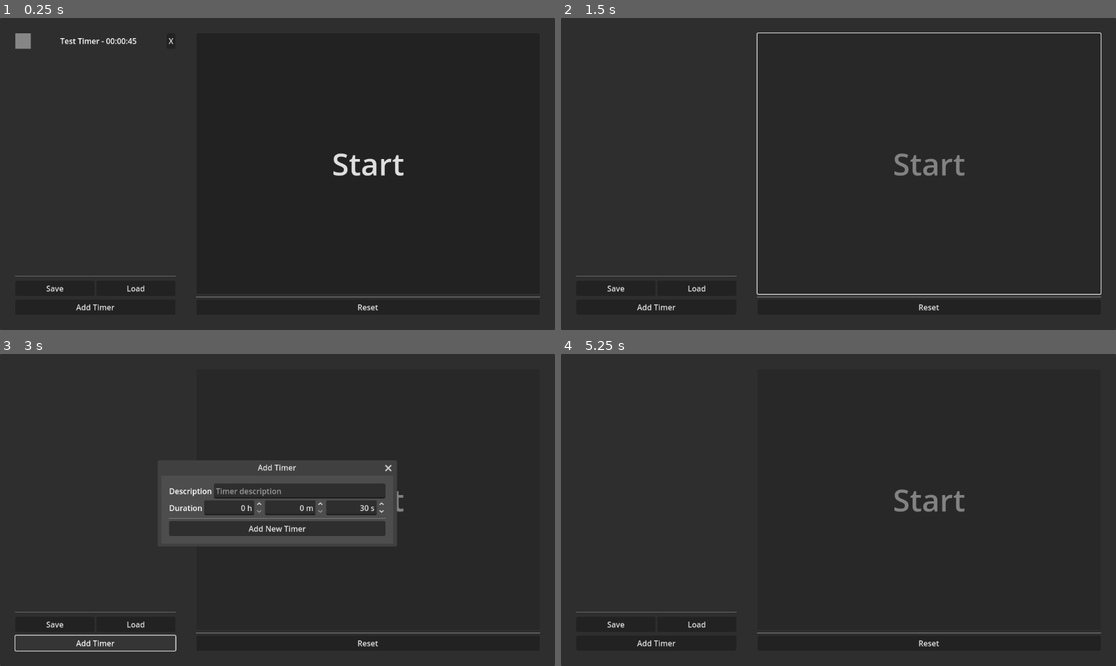
Above: before the commit, frames 1-4 (two rows, left to right).
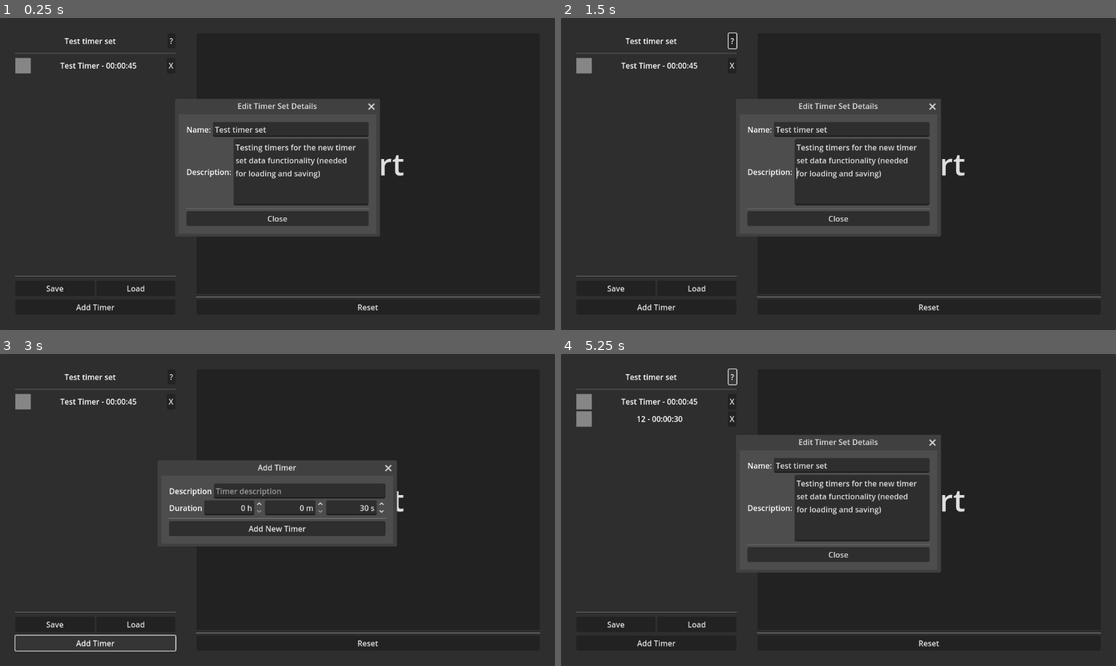
Above: after the commit, the same moments.

Repository: hellocld/sequence_timer
Game: Godot game, scene res://src/main/main.tscn
The game is run twice, just before and just after one commit, with the same random seed, the same clock (stepped at 60 frames per second) and the same inputs.
Inputs (mouse positions are in pixels of both pictures, inside the frame that each line leads up to):
- Up to frame 1 (0.25 s): no input
- Up to frame 2 (1.5 s): click (733, 39) at 0.5 s, where only the run after the commit has a clickable "?"; click (927, 164) at 1.25 s, where only the run after the commit has a clickable "Start"
- Up to frame 3 (3 s): click (366, 500) at 2 s, where only the run after the commit has a clickable "Start"; click "Add Timer" at 2.75 s
- Up to frame 4 (5.25 s): click (860, 491) at 3.52 s; type "12" at 3.6 s; click "Add New Timer" at 4.25 s; click (733, 375) at 5 s, where only the run after the commit has a clickable "?"

The runs differ from the first frame. In frame 1, 9.3% of the frame differs, in the area x 2-69%, y 4-70%; in frame 2, 8.0%; in frame 3, 0.5%; in frame 4, 7.6%.

Commit message:
Add support for editing timer set details

Diff:
--- /dev/null
+++ b/details-test.json
@@ -0,0 +1 @@
+{"description":"Testing updates of timer description stuff.","name":"New Timer Set","timers":[{"description":"Test Timer","hours":0,"minutes":0,"seconds":45}]}
--- a/src/main/main.gd
+++ b/src/main/main.gd
@@ -8,6 +8,9 @@
 @export var timer_collection_ui:VBoxContainer
 @export var start_button:Button
 @export var add_timer_button:Button
+@export var timer_set_name_label:Label
+@export var timer_set_name_line_edit:LineEdit
+@export var timer_set_description_text_edit:TextEdit
 
 @export_group("Popup")
 @export var timer_popup:Popup
@@ -15,6 +18,7 @@
 @export var add_timer_duration_hours:SpinBox
 @export var add_timer_duration_minutes:SpinBox
 @export var add_timer_duration_seconds:SpinBox
+@export var timer_set_details_popup:Popup
 
 @export_group("Save and Load")
 @export var save_dialog:FileDialog
@@ -29,7 +33,6 @@
 @export var timer_all_done_chime:AudioStream
 
 var timer_set_index:int = 0
-
 
 
 func _ready() -> void:
@@ -57,6 +60,9 @@
 		ui.timer_data = t
 		ui.delete_timer.connect(_on_delete_timer)
 		timer_collection_ui.add_child(ui)
+	timer_set_name_label.text = timer_set.name
+	timer_set_name_line_edit.text = timer_set.name
+	timer_set_description_text_edit.text = timer_set.description
 	start_button.disabled = _disable_start_button()
 
 
@@ -147,3 +153,20 @@
 	var data = JSON.parse_string(raw_data)
 	timer_set = TimerSet.from_dict(data)
 	_update_timers_ui()
+
+
+func _on_timer_set_name_line_edit_text_changed(new_text: String) -> void:
+	timer_set.name = new_text
+	timer_set_name_label.text = new_text
+
+
+func _on_timer_set_description_text_edit_text_changed() -> void:
+	timer_set.description = timer_set_description_text_edit.text
+
+
+func _on_timer_set_details_close_button_pressed() -> void:
+	timer_set_details_popup.hide()
+
+
+func _on_edit_timer_set_details_button_pressed() -> void:
+	timer_set_details_popup.show()
--- a/src/main/main.tscn
+++ b/src/main/main.tscn
@@ -28,7 +28,7 @@
 timers = Array[ExtResource("3_30cu5")]([SubResource("Resource_frqgp")])
 metadata/_custom_type_script = "uid://mh586gvfrh00"
 
-[node name="Main" type="Control" node_paths=PackedStringArray("timer_chime", "timer", "timer_collection_ui", "start_button", "add_timer_button", "timer_popup", "add_timer_line_edit", "add_timer_duration_hours", "add_timer_duration_minutes", "add_timer_duration_seconds", "save_dialog", "load_dialog")]
+[node name="Main" type="Control" node_paths=PackedStringArray("timer_chime", "timer", "timer_collection_ui", "start_button", "add_timer_button", "timer_set_name_label", "timer_set_name_line_edit", "timer_set_description_text_edit", "timer_popup", "add_timer_line_edit", "add_timer_duration_hours", "add_timer_duration_minutes", "add_timer_duration_seconds", "timer_set_details_popup", "save_dialog", "load_dialog")]
 layout_mode = 3
 anchors_preset = 15
 anchor_right = 1.0
@@ -43,11 +43,15 @@
 timer_collection_ui = NodePath("PanelContainer/MarginContainer/HSplitContainer/MarginContainer/Timers/ScrollContainer/AddedTimers")
 start_button = NodePath("PanelContainer/MarginContainer/HSplitContainer/MarginContainer2/Countdown/StartButton")
 add_timer_button = NodePath("PanelContainer/MarginContainer/HSplitContainer/MarginContainer/Timers/AddTimerButton")
+timer_set_name_label = NodePath("PanelContainer/MarginContainer/HSplitContainer/MarginContainer/Timers/HBoxContainer2/TimerSetName")
+timer_set_name_line_edit = NodePath("EditTimerSetDetailsPopup/MarginContainer/VBoxContainer/NameContainer/TimerSetNameLineEdit")
+timer_set_description_text_edit = NodePath("EditTimerSetDetailsPopup/MarginContainer/VBoxContainer/Description Container/TimerSetDescriptionTextEdit")
 timer_popup = NodePath("AddTimerPopup")
 add_timer_line_edit = NodePath("AddTimerPopup/MarginContainer/VBoxContainer/HBoxContainer/LineEdit")
 add_timer_duration_hours = NodePath("AddTimerPopup/MarginContainer/VBoxContainer/HBoxContainer2/HoursSpinBox")
 add_timer_duration_minutes = NodePath("AddTimerPopup/MarginContainer/VBoxContainer/HBoxContainer2/MinutesSpinBox")
 add_timer_duration_seconds = NodePath("AddTimerPopup/MarginContainer/VBoxContainer/HBoxContainer2/SecondsSpinBox")
+timer_set_details_popup = NodePath("EditTimerSetDetailsPopup")
 save_dialog = NodePath("SaveTimerSetDialog")
 load_dialog = NodePath("LoadTimerSetDialog")
 timer_scene = ExtResource("2_3s6yk")
@@ -79,6 +83,22 @@
 size_flags_horizontal = 3
 theme_override_constants/separation = 8
 
+[node name="HBoxContainer2" type="HBoxContainer" parent="PanelContainer/MarginContainer/HSplitContainer/MarginContainer/Timers"]
+layout_mode = 2
+
+[node name="TimerSetName" type="Label" parent="PanelContainer/MarginContainer/HSplitContainer/MarginContainer/Timers/HBoxContainer2"]
+layout_mode = 2
+size_flags_horizontal = 3
+text = "Timer Set Name"
+horizontal_alignment = 1
+
+[node name="EditTimerSetDetailsButton" type="Button" parent="PanelContainer/MarginContainer/HSplitContainer/MarginContainer/Timers/HBoxContainer2"]
+layout_mode = 2
+text = "?"
+
+[node name="HSeparator2" type="HSeparator" parent="PanelContainer/MarginContainer/HSplitContainer/MarginContainer/Timers"]
+layout_mode = 2
+
 [node name="ScrollContainer" type="ScrollContainer" parent="PanelContainer/MarginContainer/HSplitContainer/MarginContainer/Timers"]
 layout_mode = 2
 size_flags_vertical = 3
@@ -133,6 +153,57 @@
 [node name="TimerChime" type="AudioStreamPlayer" parent="."]
 
 [node name="Timer" type="Timer" parent="."]
+
+[node name="EditTimerSetDetailsPopup" type="Popup" parent="."]
+title = "Edit Timer Set Details"
+initial_position = 1
+size = Vector2i(410, 248)
+visible = true
+unresizable = false
+borderless = false
+
+[node name="MarginContainer" type="MarginContainer" parent="EditTimerSetDetailsPopup"]
+anchors_preset = 15
+anchor_right = 1.0
+anchor_bottom = 1.0
+grow_horizontal = 2
+grow_vertical = 2
+
+[node name="VBoxContainer" type="VBoxContainer" parent="EditTimerSetDetailsPopup/MarginContainer"]
+layout_mode = 2
+
+[node name="NameContainer" type="HBoxContainer" parent="EditTimerSetDetailsPopup/MarginContainer/VBoxContainer"]
+layout_mode = 2
+
+[node name="Label" type="Label" parent="EditTimerSetDetailsPopup/MarginContainer/VBoxContainer/NameContainer"]
+layout_mode = 2
+text = "Name:"
+
+[node name="TimerSetNameLineEdit" type="LineEdit" parent="EditTimerSetDetailsPopup/MarginContainer/VBoxContainer/NameContainer"]
+layout_mode = 2
+size_flags_horizontal = 3
+placeholder_text = "Timer Set name"
+
+[node name="Description Container" type="HBoxContainer" parent="EditTimerSetDetailsPopup/MarginContainer/VBoxContainer"]
+layout_mode = 2
+size_flags_vertical = 3
+
+[node name="Label" type="Label" parent="EditTimerSetDetailsPopup/MarginContainer/VBoxContainer/Description Container"]
+layout_mode = 2
+text = "Description:"
+
+[node name="TimerSetDescriptionTextEdit" type="TextEdit" parent="EditTimerSetDetailsPopup/MarginContainer/VBoxContainer/Description Container"]
+layout_mode = 2
+size_flags_horizontal = 3
+placeholder_text = "Timer set description"
+wrap_mode = 1
+
+[node name="HSeparator" type="HSeparator" parent="EditTimerSetDetailsPopup/MarginContainer/VBoxContainer"]
+layout_mode = 2
+
+[node name="TimerSetDetailsCloseButton" type="Button" parent="EditTimerSetDetailsPopup/MarginContainer/VBoxContainer"]
+layout_mode = 2
+text = "Close"
 
 [node name="AddTimerPopup" type="Popup" parent="."]
 title = "Add Timer"
@@ -216,12 +287,16 @@
 access = 2
 filters = PackedStringArray("*.json")
 
+[connection signal="pressed" from="PanelContainer/MarginContainer/HSplitContainer/MarginContainer/Timers/HBoxContainer2/EditTimerSetDetailsButton" to="." method="_on_edit_timer_set_details_button_pressed"]
 [connection signal="pressed" from="PanelContainer/MarginContainer/HSplitContainer/MarginContainer/Timers/HBoxContainer/SaveButton" to="." method="_on_save_button_pressed"]
 [connection signal="pressed" from="PanelContainer/MarginContainer/HSplitContainer/MarginContainer/Timers/HBoxContainer/LoadButton" to="." method="_on_load_button_pressed"]
 [connection signal="pressed" from="PanelContainer/MarginContainer/HSplitContainer/MarginContainer/Timers/AddTimerButton" to="." method="_on_add_timer_button_pressed"]
 [connection signal="pressed" from="PanelContainer/MarginContainer/HSplitContainer/MarginContainer2/Countdown/StartButton" to="." method="_on_start_button_pressed"]
 [connection signal="pressed" from="PanelContainer/MarginContainer/HSplitContainer/MarginContainer2/Countdown/ResetButton" to="." method="_on_reset_button_pressed"]
 [connection signal="timeout" from="Timer" to="." method="_on_timer_timeout"]
+[connection signal="text_changed" from="EditTimerSetDetailsPopup/MarginContainer/VBoxContainer/NameContainer/TimerSetNameLineEdit" to="." method="_on_timer_set_name_line_edit_text_changed"]
+[connection signal="text_changed" from="EditTimerSetDetailsPopup/MarginContainer/VBoxContainer/Description Container/TimerSetDescriptionTextEdit" to="." method="_on_timer_set_description_text_edit_text_changed"]
+[connection signal="pressed" from="EditTimerSetDetailsPopup/MarginContainer/VBoxContainer/TimerSetDetailsCloseButton" to="." method="_on_timer_set_details_close_button_pressed"]
 [connection signal="pressed" from="AddTimerPopup/MarginContainer/VBoxContainer/AddTimerPopupButton" to="." method="_on_add_timer_popup_button_pressed"]
 [connection signal="file_selected" from="SaveTimerSetDialog" to="." method="_on_save_timer_set_dialog_file_selected"]
 [connection signal="file_selected" from="LoadTimerSetDialog" to="." method="_on_load_timer_set_dialog_file_selected"]
